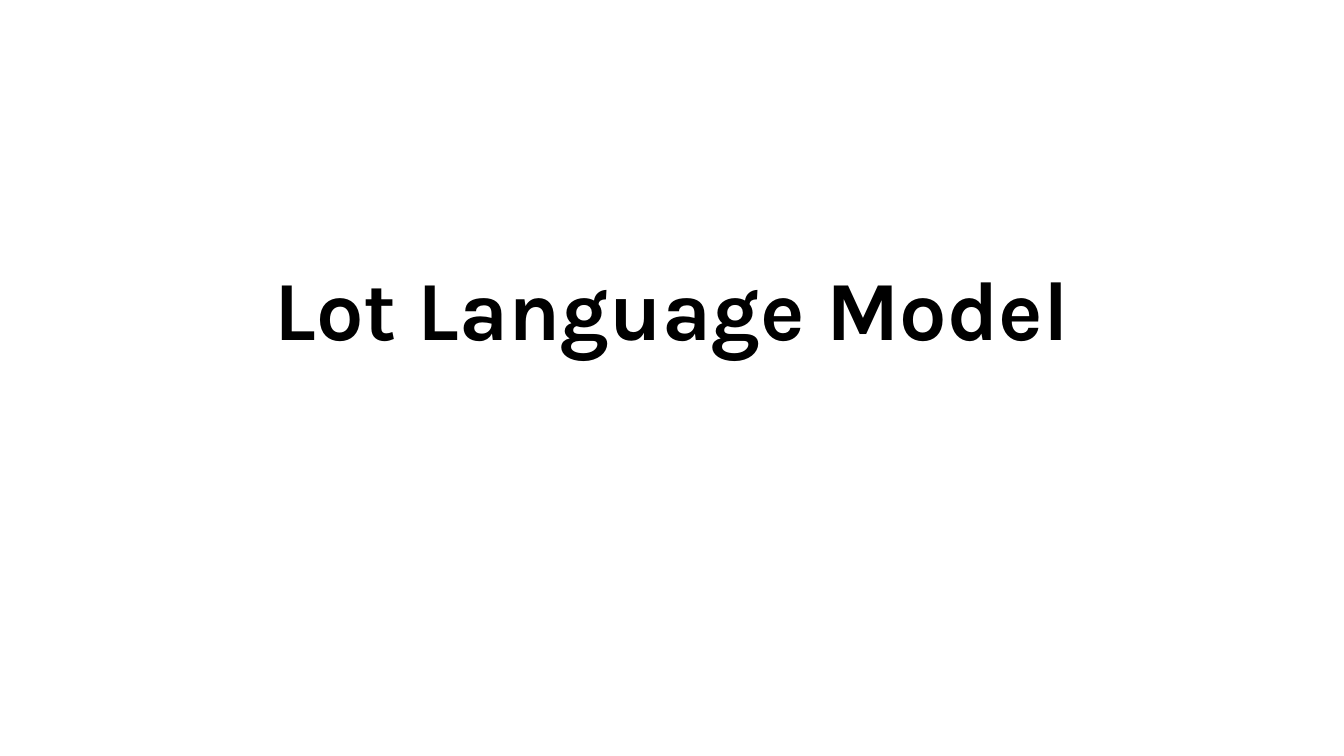
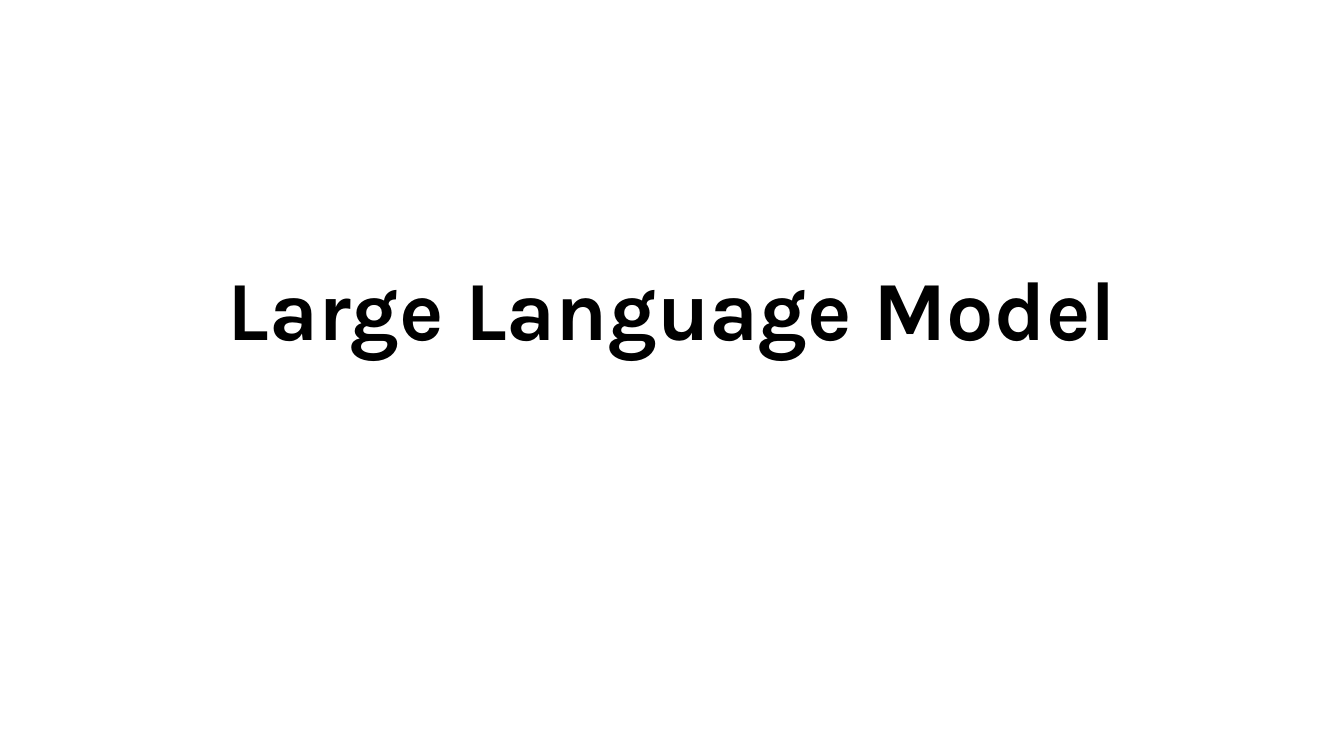
Before and after one commit to Hariprasath-2218/AURA, a slide deck: slide 1 of output.pptx. Drawn at 1344x756 pixels with LibreOffice and Linux fonts; fonts in the diff are those of the drawing; background and template pictures are left out. Boxes give left, top, right and bottom in pixels: in the first picture for what was removed or moved away, otherwise in the second. Text is boxed around its words. In the diff, an @@ line names an element or a change of style, - is before the commit and + after.

```diff
--- a/output.pptx
+++ b/output.pptx
@@ text at (228, 282, 1117, 360): text changed @@
-Lot Language Model
+Large Language Model
```
Also in this commit, not shown: 4 other slides changed, 3 slides added, 3 slides removed, 3 other files.
